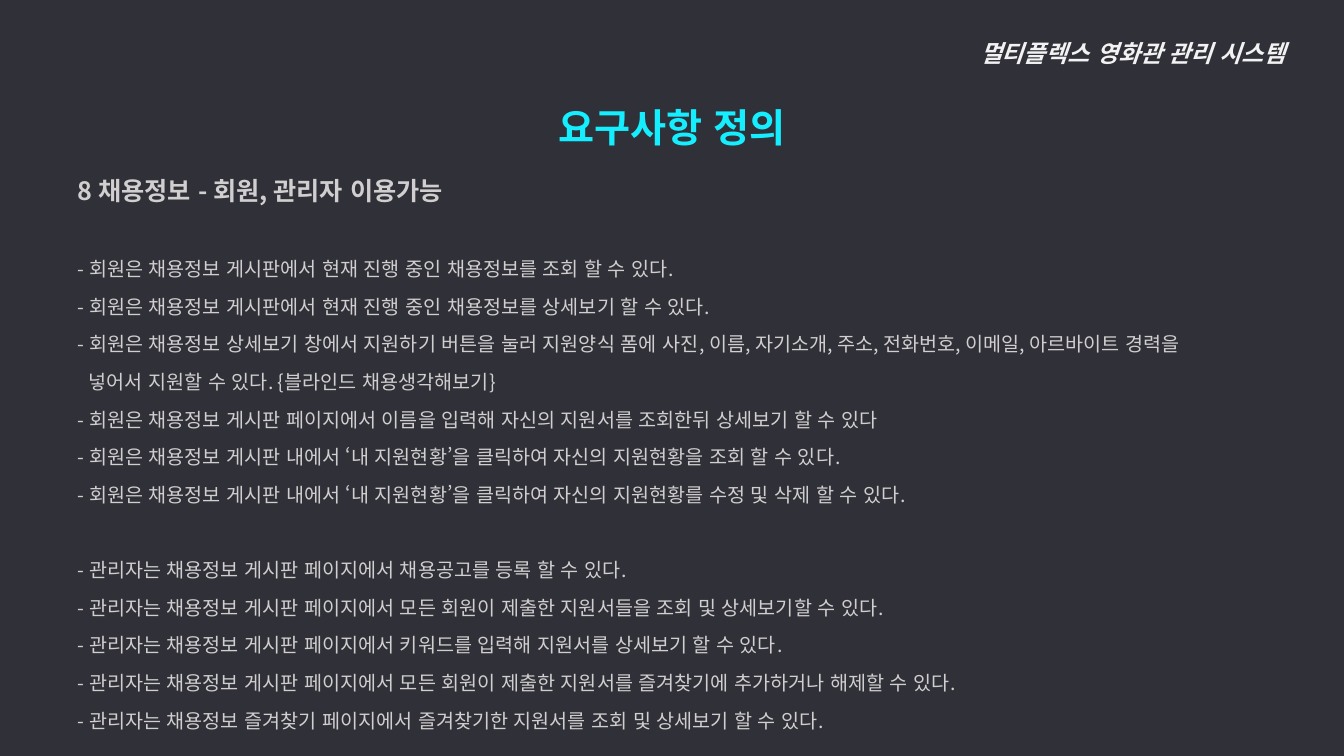
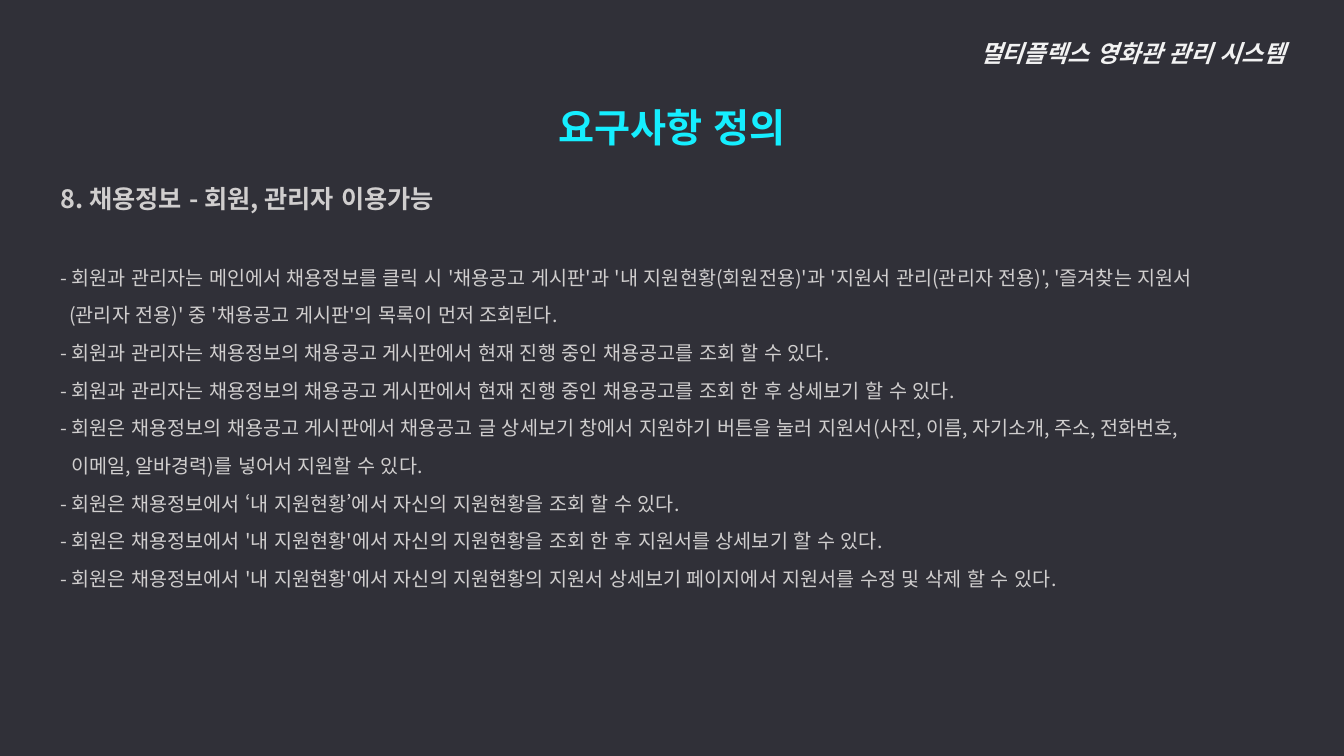
Before and after one commit to ywc-412/MultiplexTeamProject, a slide deck: slide 16 of 2조 시스템개요, 요구사항 정의.pptx. Drawn at 1344x756 pixels with LibreOffice and Linux fonts; fonts in the diff are those of the drawing. Boxes give left, top, right and bottom in pixels: in the first picture for what was removed or moved away, otherwise in the second. Text is boxed around its words. In the diff, an @@ line names an element or a change of style, - is before the commit and + after.

```diff
--- a/2조 시스템개요, 요구사항 정의.pptx
+++ b/2조 시스템개요, 요구사항 정의.pptx
@@ text at (60, 187, 1192, 588): text changed @@
-  8 채용정보 - 회원, 관리자 이용가능
-  - 회원은 채용정보 게시판에서 현재 진행 중인 채용정보를 조회 할 수 있다.
-  - 회원은 채용정보 게시판에서 현재 진행 중인 채용정보를 상세보기 할 수 있다.
-  - 회원은 채용정보 상세보기 창에서 지원하기 버튼을 눌러 지원양식 폼에 사진, 이름, 자기소개, 주소, 전화번호, 이메일, 아르바이트 경력을
-  넣어서 지원할 수 있다. {블라인드 채용생각해보기}
-  - 회원은 채용정보 게시판 페이지에서 이름을 입력해 자신의 지원서를 조회한뒤 상세보기 할 수 있다
-  - 회원은 채용정보 게시판 내에서 ‘내 지원현황’을 클릭하여 자신의 지원현황을 조회 할 수 있다.
-  - 회원은 채용정보 게시판 내에서 ‘내 지원현황’을 클릭하여 자신의 지원현황를 수정 및 삭제 할 수 있다.
-  - 관리자는 채용정보 게시판 페이지에서 채용공고를 등록 할 수 있다.
-  - 관리자는 채용정보 게시판 페이지에서 모든 회원이 제출한 지원서들을 조회 및 상세보기할 수 있다.
-  - 관리자는 채용정보 게시판 페이지에서 키워드를 입력해 지원서를 상세보기 할 수 있다.
-  - 관리자는 채용정보 게시판 페이지에서 모든 회원이 제출한 지원서를 즐겨찾기에 추가하거나 해제할 수 있다.
-  - 관리자는 채용정보 즐겨찾기 페이지에서 즐겨찾기한 지원서를 조회 및 상세보기 할 수 있다.
+  8. 채용정보 - 회원, 관리자 이용가능
+  - 회원과 관리자는 메인에서 채용정보를 클릭 시 '채용공고 게시판'과 '내 지원현황(회원전용)'과 '지원서 관리(관리자 전용)', '즐겨찾는 지원서
+  (관리자 전용)' 중 '채용공고 게시판'의 목록이 먼저 조회된다.
+  - 회원과 관리자는 채용정보의 채용공고 게시판에서 현재 진행 중인 채용공고를 조회 할 수 있다.
+  - 회원과 관리자는 채용정보의 채용공고 게시판에서 현재 진행 중인 채용공고를 조회 한 후 상세보기 할 수 있다.
+  - 회원은 채용정보의 채용공고 게시판에서 채용공고 글 상세보기 창에서 지원하기 버튼을 눌러 지원서(사진, 이름, 자기소개, 주소, 전화번호,
+  이메일, 알바경력)를 넣어서 지원할 수 있다.
+  - 회원은 채용정보에서 ‘내 지원현황’에서 자신의 지원현황을 조회 할 수 있다.
+  - 회원은 채용정보에서 '내 지원현황'에서 자신의 지원현황을 조회 한 후 지원서를 상세보기 할 수 있다.
+  - 회원은 채용정보에서 '내 지원현황'에서 자신의 지원현황의 지원서 상세보기 페이지에서 지원서를 수정 및 삭제 할 수 있다.
```
Also in this commit, not shown: 13 other slides changed, 2 slides added.
